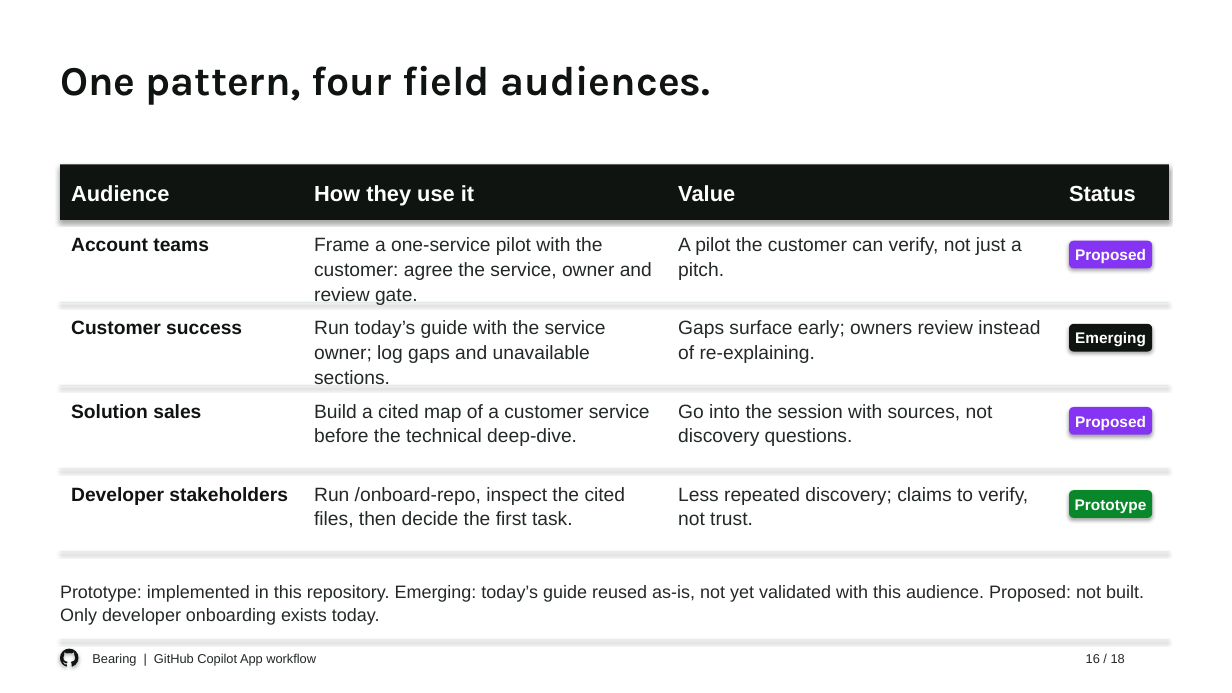
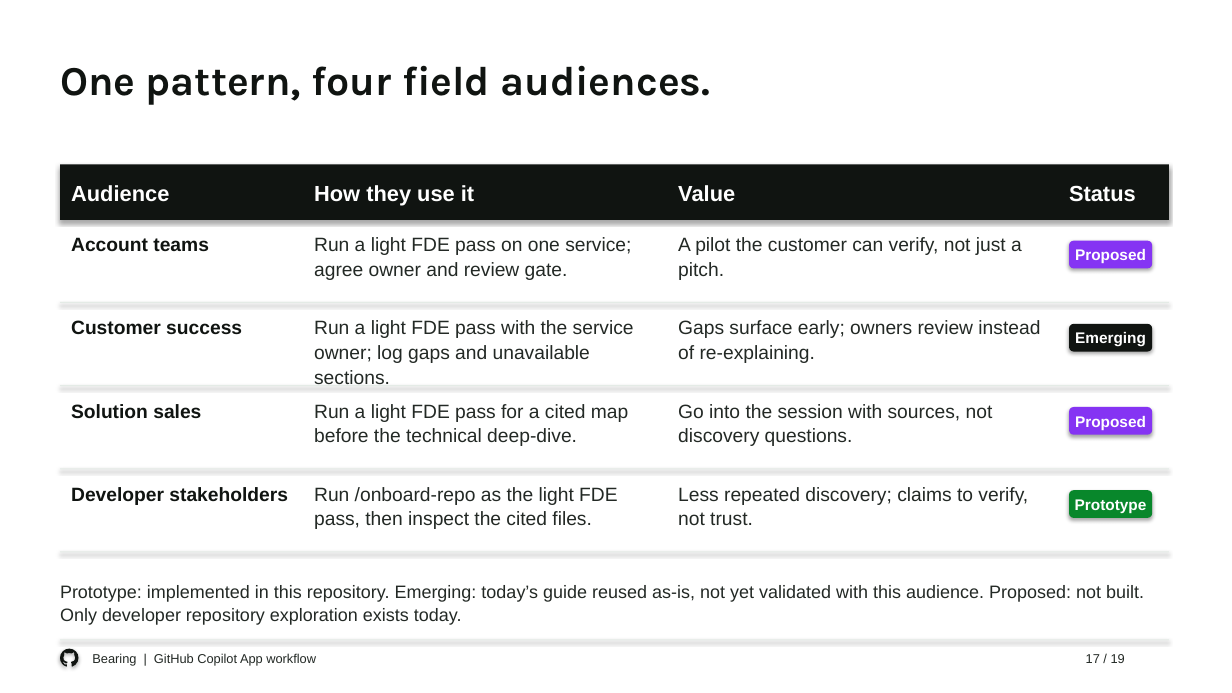
Before and after one commit to eltyagi/bearingV2, a slide deck: slide 17 of submission/bearing-enterprise-deck.pptx (slide 16 before the commit). Drawn at 1232x693 pixels with LibreOffice and Linux fonts; fonts in the diff are those of the drawing. Boxes give left, top, right and bottom in pixels: in the first picture for what was removed or moved away, otherwise in the second. Text is boxed around its words. In the diff, an @@ line names an element or a change of style, - is before the commit and + after.

```diff
--- a/submission/bearing-enterprise-deck.pptx
+++ b/submission/bearing-enterprise-deck.pptx
@@ text at <box>314,237,631,280</box>: text changed @@
-Frame a one-service pilot with the customer: agree the service, owner and review gate.
+Run a light FDE pass on one service; agree owner and review gate.
@@ text at <box>314,320,634,384</box>: text changed @@
-Run today’s guide with the service owner; log gaps and unavailable sections.
+Run a light FDE pass with the service owner; log gaps and unavailable sections.
@@ text at <box>314,404,628,446</box>: text changed @@
-Build a cited map of a customer service before the technical deep-dive.
+Run a light FDE pass for a cited map before the technical deep-dive.
@@ text at <box>314,487,617,529</box>: text changed @@
-Run /onboard-repo, inspect the cited files, then decide the first task.
+Run /onboard-repo as the light FDE pass, then inspect the cited files.
@@ text at <box>60,585,1144,625</box>: text changed @@
-Prototype: implemented in this repository. Emerging: today’s guide reused as-is, not yet validated with this audience. Proposed: not built. Only developer onboarding exists today.
+Prototype: implemented in this repository. Emerging: today’s guide reused as-is, not yet validated with this audience. Proposed: not built. Only developer repository exploration exists today.
@@ text at <box>1086,654,1125,663</box>: text changed @@
-16 / 18
+17 / 19
```
Also in this commit, not shown: 17 other slides changed, 1 slide added, 2 other files.
